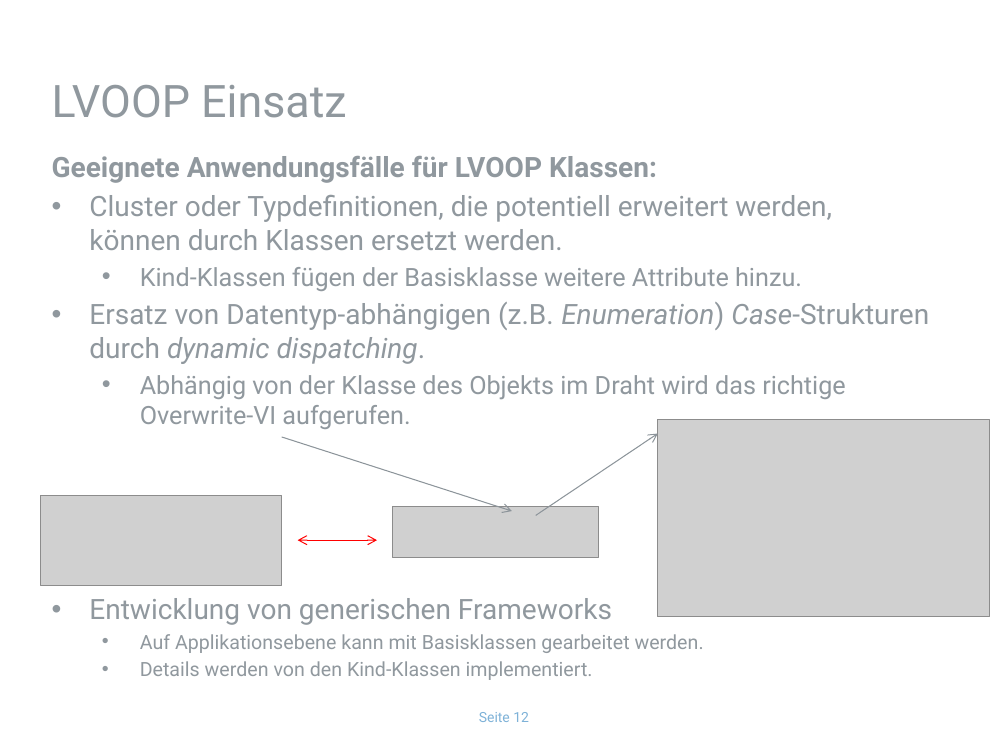
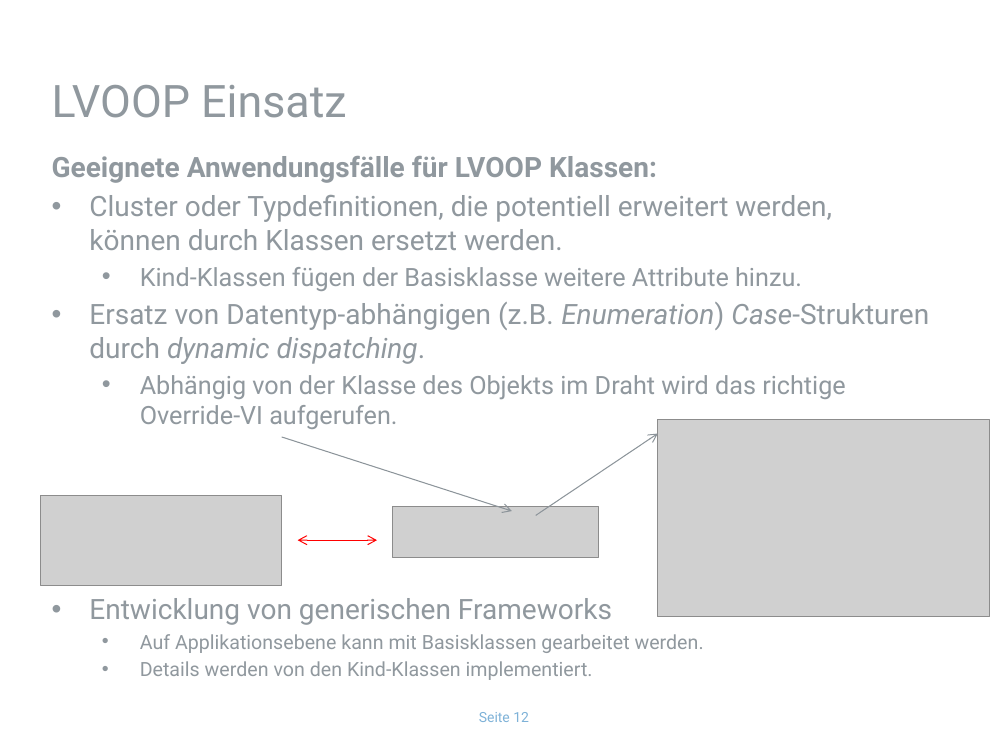
Before and after one commit to HB-GSI/VIP2012, a slide deck: slide 12 of Docs/LVOOP_vip2012.pptx. Drawn at 1008x756 pixels with LibreOffice and Linux fonts; fonts in the diff are those of the drawing; grey boxes stand for pictures; background and template pictures are left out. Boxes give left, top, right and bottom in pixels: in the first picture for what was removed or moved away, otherwise in the second. Text is boxed around its words. In the diff, an @@ line names an element or a change of style, - is before the commit and + after.

Commit message:
Correct typo overwrite -> override

```diff
--- a/Docs/LVOOP_vip2012.pptx
+++ b/Docs/LVOOP_vip2012.pptx
@@ text at bbox=[140, 375, 846, 429]: text changed @@
-  • Abhängig von der Klasse des Objekts im Draht wird das richtige Overwrite-VI aufgerufen.
+  • Abhängig von der Klasse des Objekts im Draht wird das richtige Override-VI aufgerufen.
```
Also in this commit, not shown: 1 other slide changed, 3 other files.
